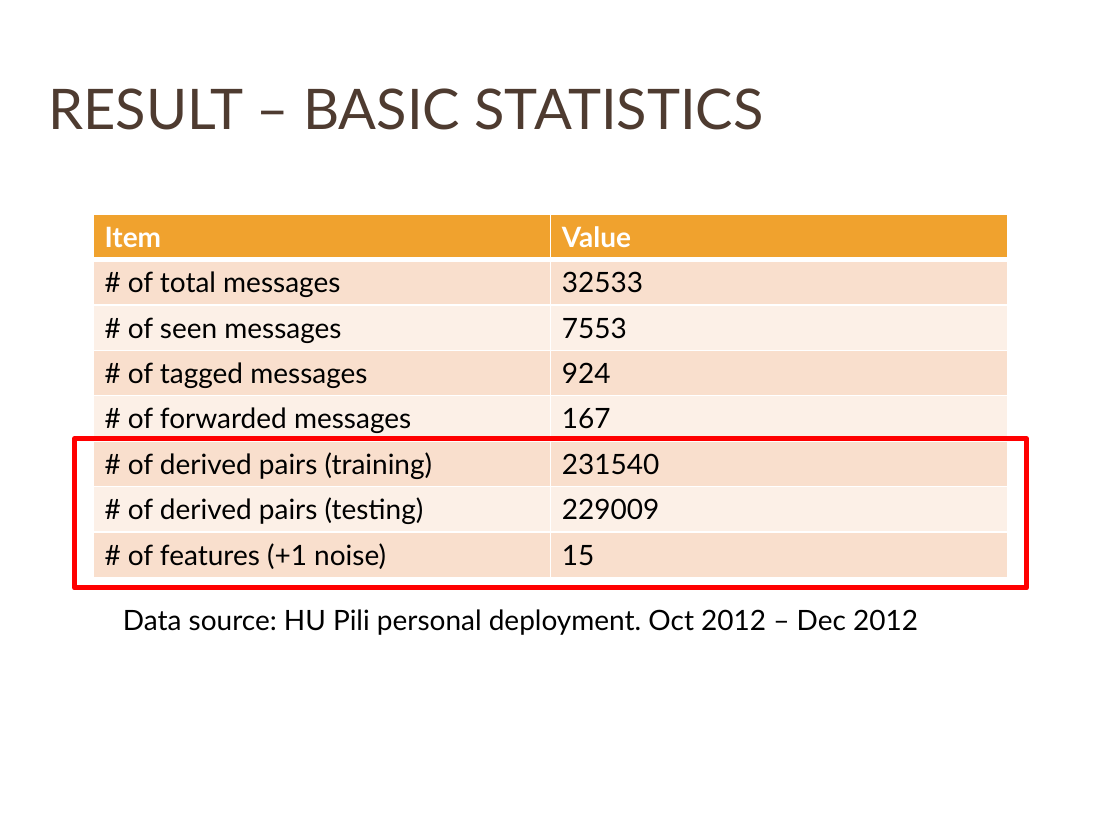
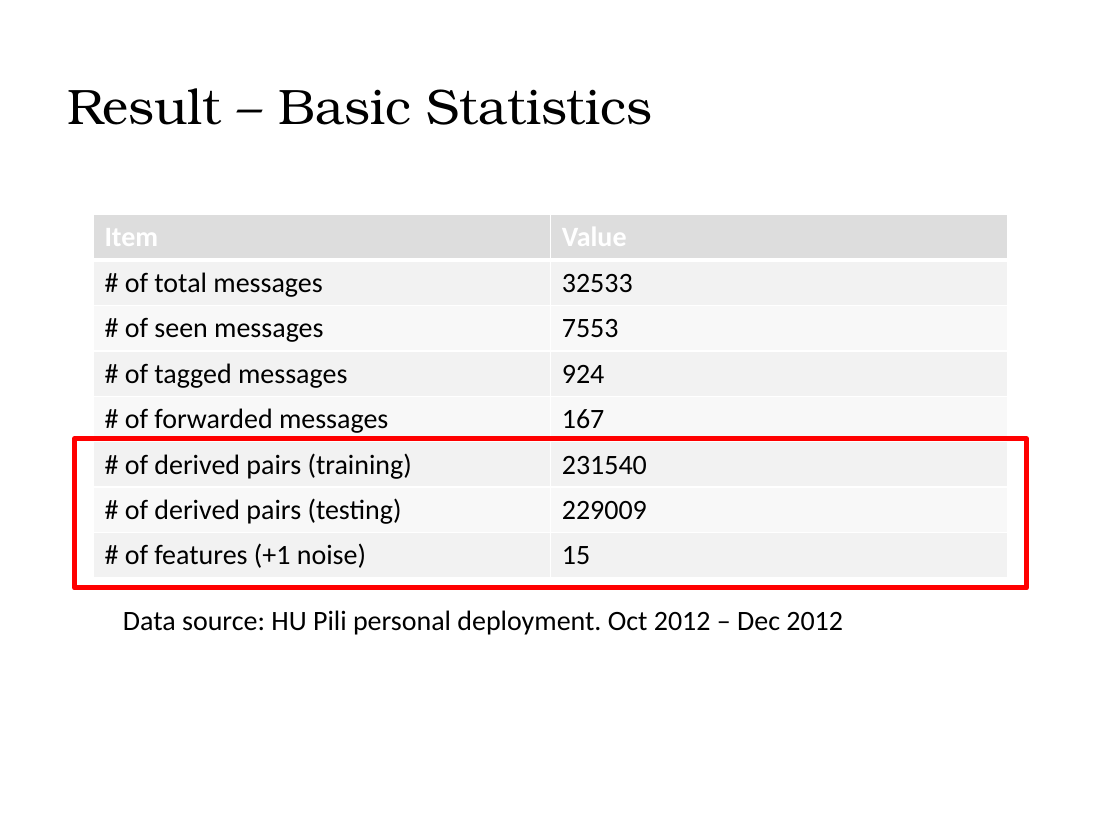
Before and after one commit to hupili/sns-router, a slide deck: slide 16 of doc/presentation/presentation-white.pptx. Drawn at 1120x840 pixels with LibreOffice and Linux fonts; fonts in the diff are those of the drawing; background and template pictures are left out. Boxes give left, top, right and bottom in pixels: in the first picture for what was removed or moved away, otherwise in the second. Text is boxed around its words. In the diff, an @@ line names an element or a change of style, - is before the commit and + after.

```diff
--- a/doc/presentation/presentation-white.pptx
+++ b/doc/presentation/presentation-white.pptx
@@ title "Result – Basic Statistics" at [67,88,652,125]: vertical alignment middle to bottom @@
@@ title at [67,88,652,125]: text changed; size 36 to 32 pt; font Lato to TeX Gyre Bonum; text colour #4E3B30 to #000000 @@
-RESULT – BASIC STATISTICS
+Result – Basic Statistics
@@ table at [93,215,1007,578] @@
@@ fill #F0A22E to #DDDDDD in row 1 @@
@@ fill #F9E0CD to #F2F2F2 in 8 cells @@
@@ fill #FCF0E8 to #F9F9F9 in 6 cells @@
@@ font Lato to Calibri @@
@@ text "Data source: HU Pili personal ..." at [123,610,843,635]: font Lato to Calibri @@
```
Also in this commit, not shown: 26 other slides changed, 1 other file.
